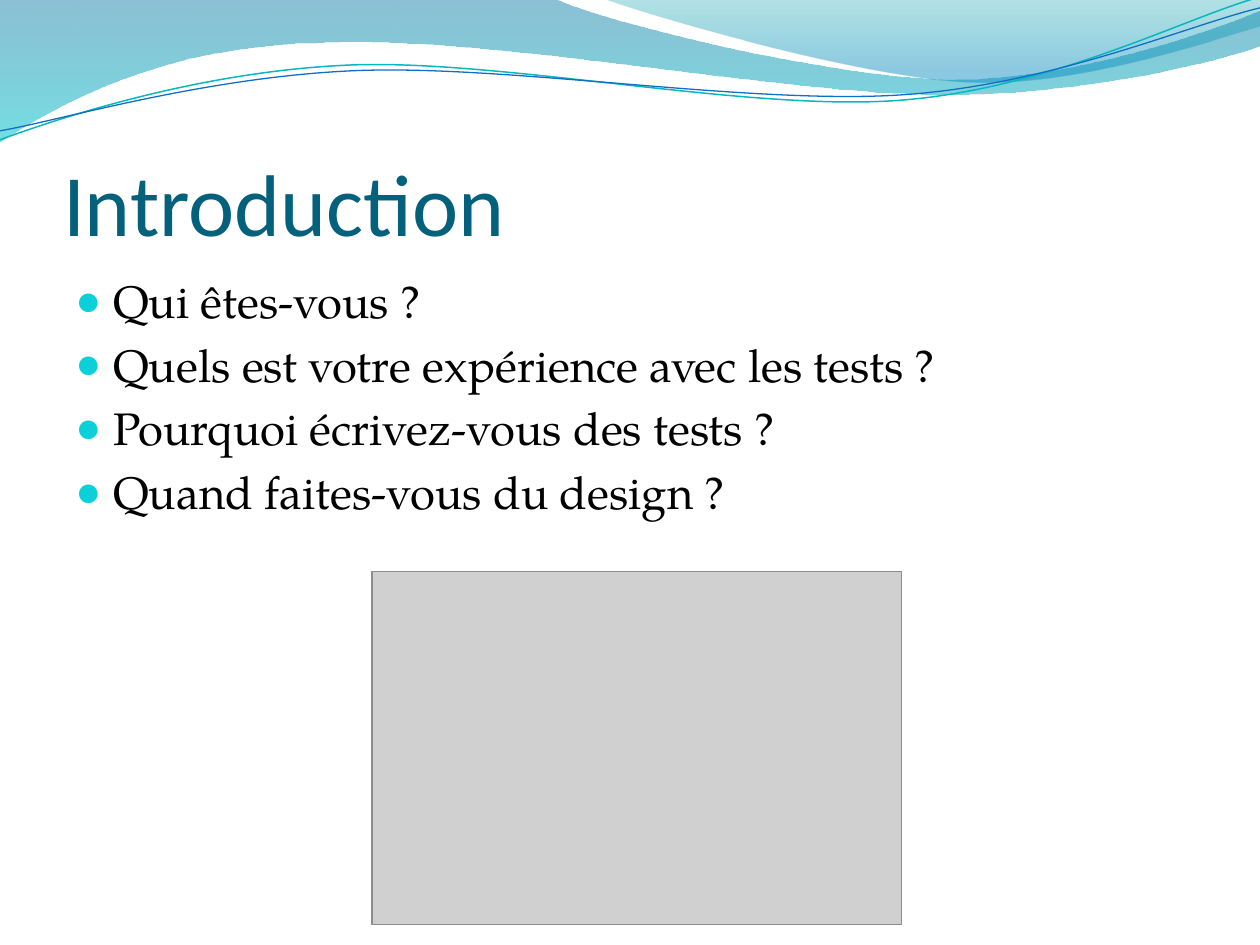
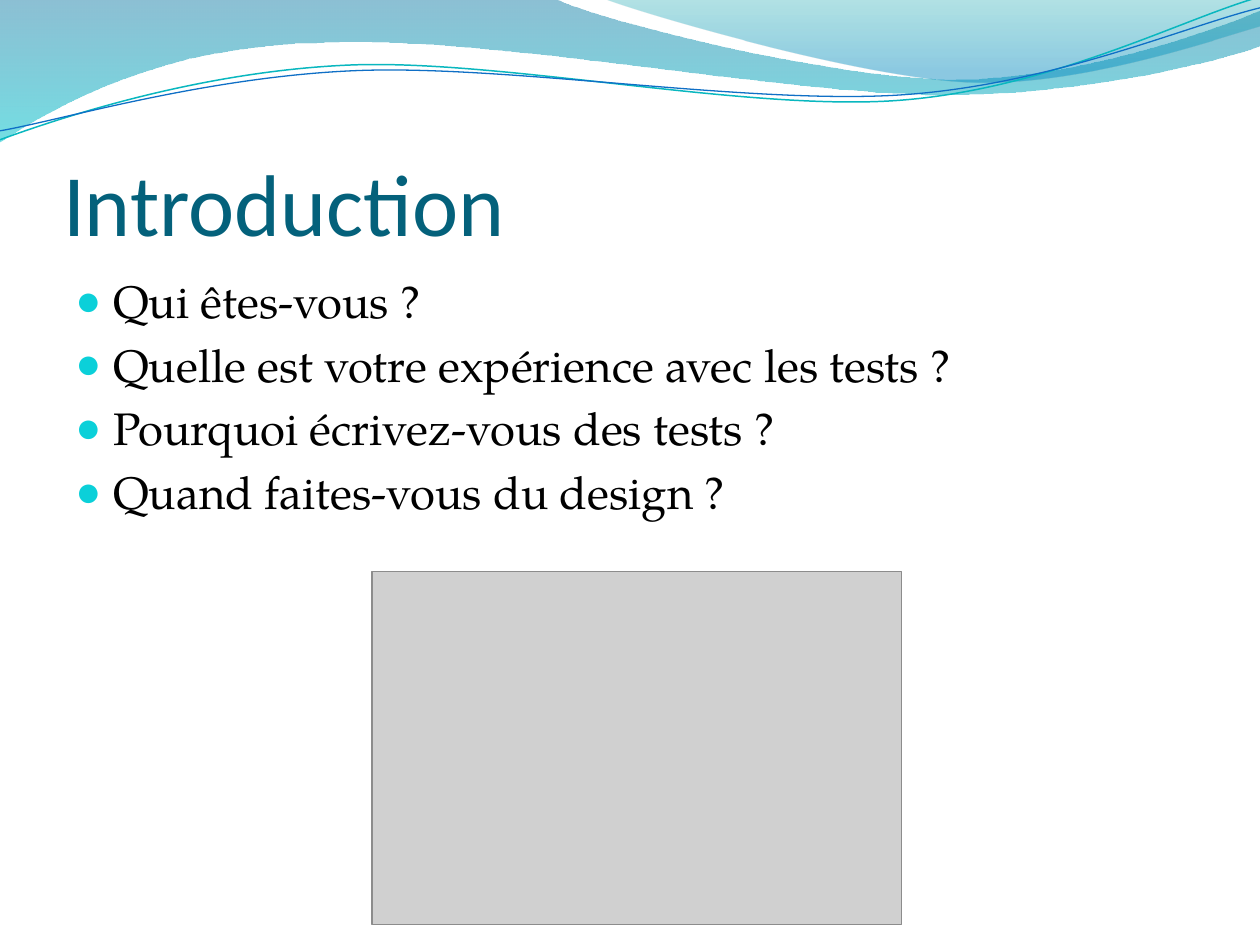
Before and after one commit to mathieucans/TDD.Trainig, a slide deck: slide 2 of docs/Introduction au TDD.2016.pptx. Drawn at 1260x945 pixels with LibreOffice and Linux fonts; fonts in the diff are those of the drawing; grey boxes stand for pictures; background and template pictures are left out. Boxes give left, top, right and bottom in pixels: in the first picture for what was removed or moved away, otherwise in the second. Text is boxed around its words. In the diff, an @@ line names an element or a change of style, - is before the commit and + after.

```diff
--- a/docs/Introduction au TDD.2016.pptx
+++ b/docs/Introduction au TDD.2016.pptx
@@ text at box(113, 349, 919, 395): text changed @@
-● Quels est votre expérience avec les tests ?
+● Quelle est votre expérience avec les tests ?
```
Also in this commit, not shown: 6 other slides changed.
